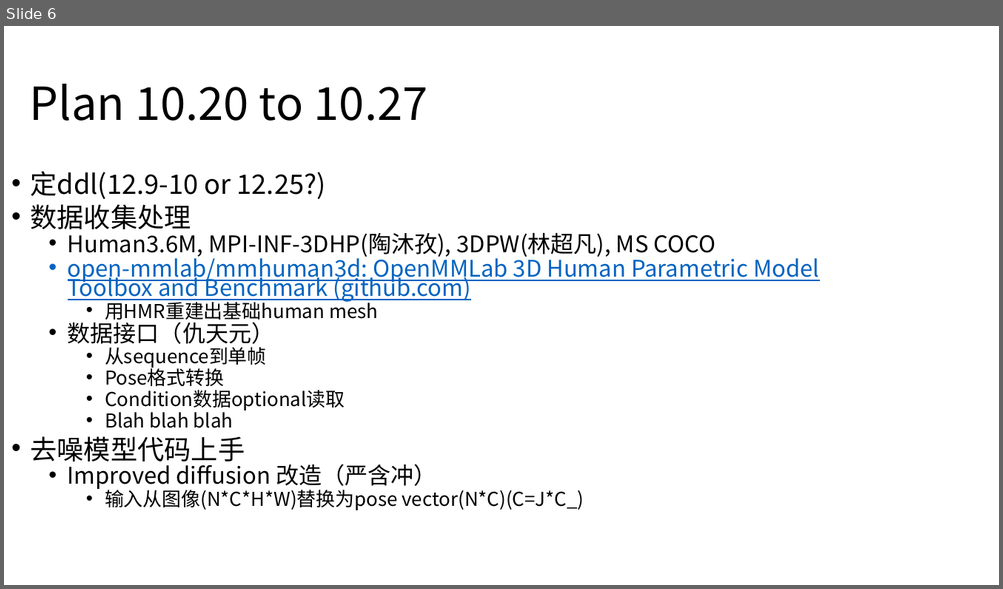
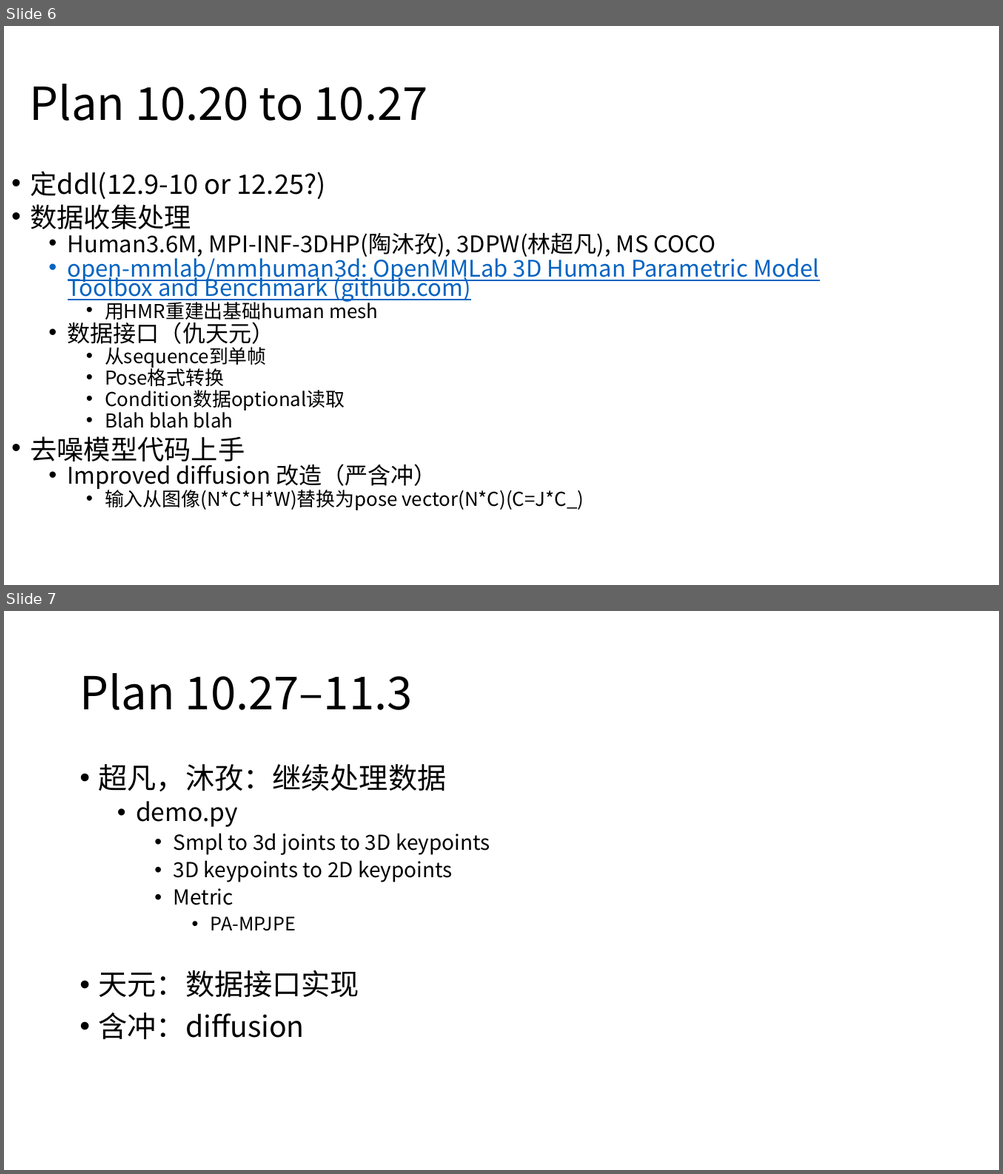
Before and after one commit to PaperL/Human-3D-Diffusion, a slide deck: CS338-GroupB.pptx. Shown one above the other, each under a label of ours: slide 6 before the commit, slides 6 and 7 after it. The pictures are 1003x589 and 1003x1174 pixels, drawn with LibreOffice and Linux fonts; fonts in the diff are those of the drawing. Boxes give left, top, right and bottom in pixels: in the first picture for what was removed or moved away, otherwise in the second. Text is boxed around its words. In the diff, an @@ line names an element or a change of style, - is before the commit and + after.

Commit message:
Update 2022.10.27 group meeting slides and README

```diff
--- a/CS338-GroupB.pptx
+++ b/CS338-GroupB.pptx
@@ slide 7 added at <box>4,611,999,1170</box>, background #FFFFFF @@
@@ title added at <box>79,673,412,710</box>, 44 pt, text #000000 @@
+Plan 10.27–11.3
@@ text added at <box>99,764,490,1039</box>, 20 pt, text #000000 @@
+• 超凡，沐孜：继续处理数据
+  • demo.py
+    • Smpl to 3d joints to 3D keypoints
+    • 3D keypoints to 2D keypoints
+    • Metric
+      • PA-MPJPE
+• 天元：数据接口实现
+• 含冲：diffusion
```
Also in this commit, not shown: 1 other file.
